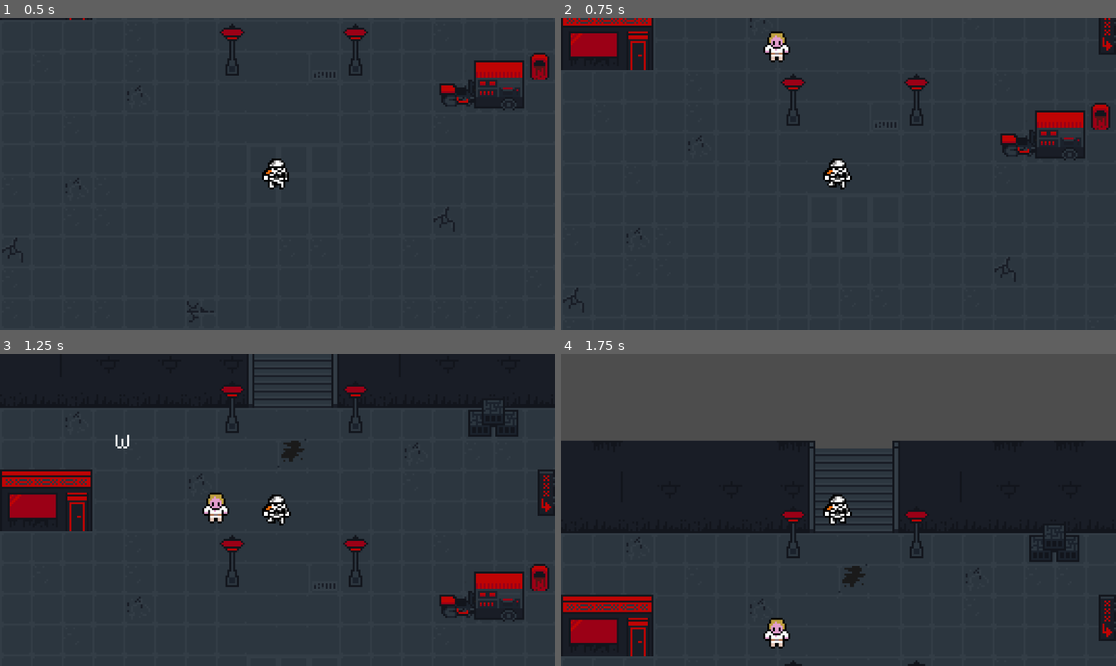
Above: before the commit, frames 1-4 (two rows, left to right).
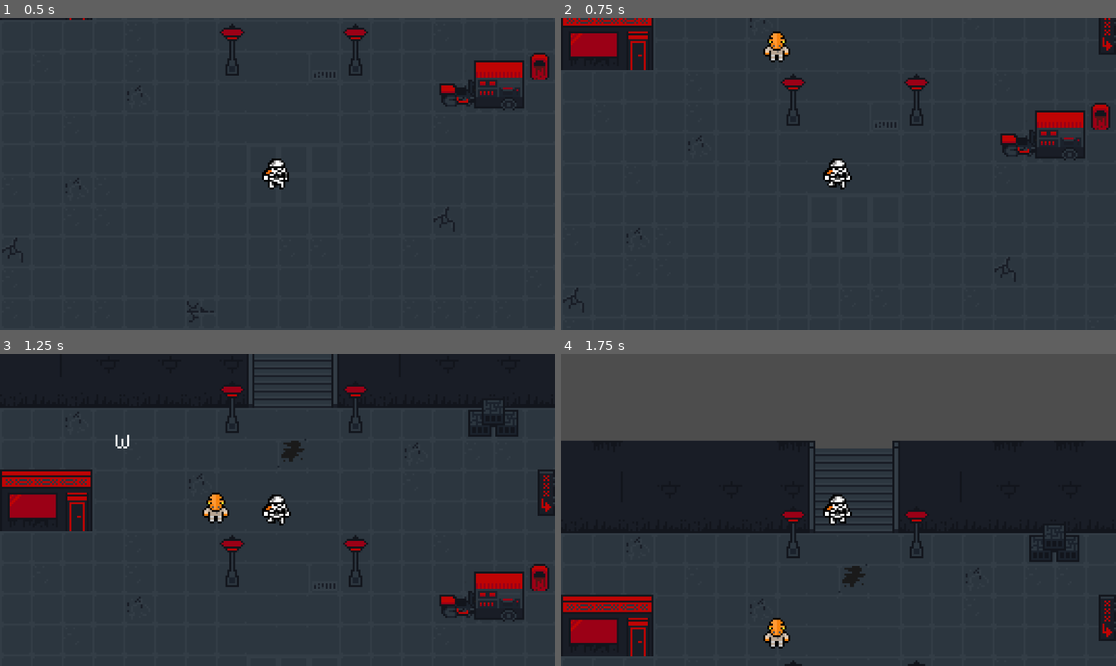
Above: after the commit, the same moments.

Repository: gedex11/Gra2DProjektZespolowy
Game: Godot game, scene res://scenes/levels/game_level_1.tscn
The game is run twice, just before and just after one commit, with the same random seed, the same clock (stepped at 60 frames per second) and the same inputs.
Inputs:
- Up to frame 1 (0.5 s): no input
- Up to frame 2 (0.75 s): tap Enter at 0.5 s; hold W (move_up) from 0.53 s (still down); hold E (interact) from 0.53 s (still down)
- Up to frame 3 (1.25 s): keep holding W (move_up); keep holding E (interact)
- Up to frame 4 (1.75 s): keep holding W (move_up); release E (interact) at 1.28 s; tap E (interact) at 1.35 s

Frame 1 is identical in both runs. In frame 2, 0.3% of the frame differs, in the area x 36-42%, y 4-13%; in frame 3, 0.3%; in frame 4, 0.3%, in the area x 36-42%, y 84-94%.

Commit message:
poprawki
naprawione rysowanie gracza, struktura plikow  i nazwy , zmieniona textura npc_1

Diff:
--- a/scenes/characters/luke_npc.tscn
+++ b/scenes/characters/npc_1.tscn
@@ -1,7 +1,7 @@
 [gd_scene load_steps=6 format=3 uid="uid://capx7rhvxpa5v"]
 
-[ext_resource type="Texture2D" uid="uid://d4ewogr3kc7m6" path="res://assets/textures/characters/player/luke_tatooine.png" id="1_sl741"]
-[ext_resource type="Script" uid="uid://dt28lil0w8yrb" path="res://scripts/luke_npc.gd" id="1_yqwbm"]
+[ext_resource type="Script" uid="uid://dt28lil0w8yrb" path="res://scripts/npc_1.gd" id="1_yqwbm"]
+[ext_resource type="Texture2D" uid="uid://crcjh68muo20a" path="res://assets/textures/characters/npc/orange_general.png" id="2_kbhas"]
 [ext_resource type="FontFile" uid="uid://c1otpuieulf2y" path="res://assets/fonts/PixelOperator8.ttf" id="3_y4bt0"]
 
 [sub_resource type="CircleShape2D" id="CircleShape2D_yqwbm"]
@@ -10,14 +10,14 @@
 [sub_resource type="RectangleShape2D" id="RectangleShape2D_sl741"]
 size = Vector2(50, 35.75)
 
-[node name="LukeNPC" type="StaticBody2D"]
+[node name="NPC_1" type="StaticBody2D"]
 script = ExtResource("1_yqwbm")
 
 [node name="CollisionShape2D" type="CollisionShape2D" parent="."]
 shape = SubResource("CircleShape2D_yqwbm")
 
 [node name="Sprite2D" type="Sprite2D" parent="."]
-texture = ExtResource("1_sl741")
+texture = ExtResource("2_kbhas")
 
 [node name="InteractArea" type="Area2D" parent="."]
 
--- a/scenes/characters/player_1.tscn
+++ b/scenes/characters/player_1.tscn
@@ -1,7 +1,7 @@
 [gd_scene load_steps=9 format=3 uid="uid://b6fp63aede6ib"]
 
 [ext_resource type="Texture2D" uid="uid://cf5qkivqqmigq" path="res://assets/textures/characters/player/postac1.png" id="1_3vyb7"]
-[ext_resource type="Script" uid="uid://dhqesdi12neno" path="res://scripts/player.gd" id="1_g2els"]
+[ext_resource type="Script" uid="uid://dhqesdi12neno" path="res://scripts/player_mele.gd" id="1_g2els"]
 
 [sub_resource type="AtlasTexture" id="AtlasTexture_g2els"]
 atlas = ExtResource("1_3vyb7")
@@ -47,7 +47,7 @@
 [sub_resource type="CircleShape2D" id="CircleShape2D_qlg0r"]
 radius = 6.0
 
-[node name="Player_1" type="CharacterBody2D"]
+[node name="Player_mele" type="CharacterBody2D"]
 script = ExtResource("1_g2els")
 
 [node name="AnimatedSprite2D" type="AnimatedSprite2D" parent="."]
--- a/scenes/levels/game_level_1.tscn
+++ b/scenes/levels/game_level_1.tscn
@@ -6,7 +6,7 @@
 [ext_resource type="Texture2D" uid="uid://8h3iyw4ule6o" path="res://assets/textures/map_tilesets/neo_zero/neo_zero_props_and_items_01.png" id="4_bj8uj"]
 [ext_resource type="Texture2D" uid="uid://c0n27err5nd8x" path="res://assets/textures/map_tilesets/neo_zero/neo_zero_buildings_02.png" id="5_txpe8"]
 [ext_resource type="Texture2D" uid="uid://0vid670l5ybh" path="res://assets/textures/map_tilesets/neo_zero/neo_zero_props_02_free.png" id="6_f8fi1"]
-[ext_resource type="PackedScene" uid="uid://capx7rhvxpa5v" path="res://scenes/characters/luke_npc.tscn" id="7_nnv6e"]
+[ext_resource type="PackedScene" uid="uid://capx7rhvxpa5v" path="res://scenes/characters/npc_1.tscn" id="7_nnv6e"]
 
 [sub_resource type="TileSetAtlasSource" id="TileSetAtlasSource_e2o6t"]
 texture = ExtResource("2_nnv6e")
@@ -596,12 +596,12 @@
 tile_map_data = PackedByteArray("AAAJAPn/AQASAAIAAAAJAPr/AQASAAMAAAAJAPv/AQASAAQAAAAJAPz/AQASAAUAAAAJAP3/AQASAAYAAAAKAP …(736 unchanged characters)…
 tile_set = SubResource("TileSet_iywne")
 
-[node name="Player_1" parent="." instance=ExtResource("1_k7amg")]
+[node name="Player_mele" parent="." instance=ExtResource("1_k7amg")]
 z_index = 10
 
-[node name="Camera2D" type="Camera2D" parent="Player_1"]
+[node name="Camera2D" type="Camera2D" parent="Player_mele"]
 zoom = Vector2(4, 4)
 
-[node name="LukeNPC" parent="." instance=ExtResource("7_nnv6e")]
+[node name="NPC_1" parent="." instance=ExtResource("7_nnv6e")]
 z_index = 3
 position = Vector2(-32, -92)
Binary file added: assets/textures/characters/npc/orange_general.png
Not shown, added: assets/textures/characters/npc/orange_general.png.import
Renamed: scripts/luke_npc.gd -> scripts/npc_1.gd
Renamed: scripts/luke_npc.gd.uid -> scripts/npc_1.gd.uid
Renamed: scripts/player.gd -> scripts/player_mele.gd
Renamed: scripts/player.gd.uid -> scripts/player_mele.gd.uid
